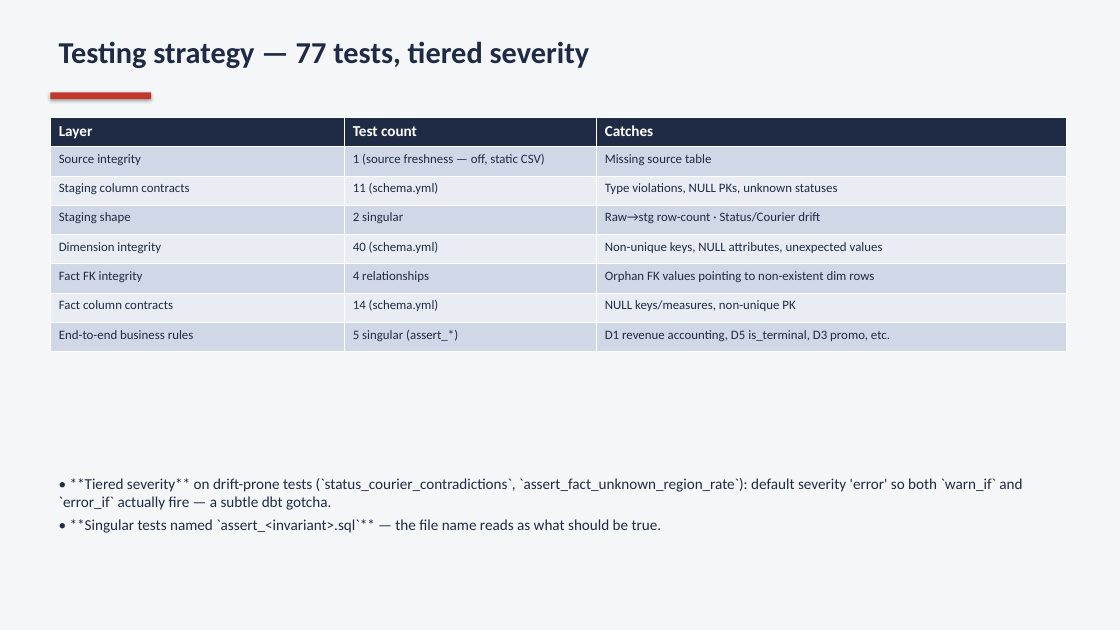
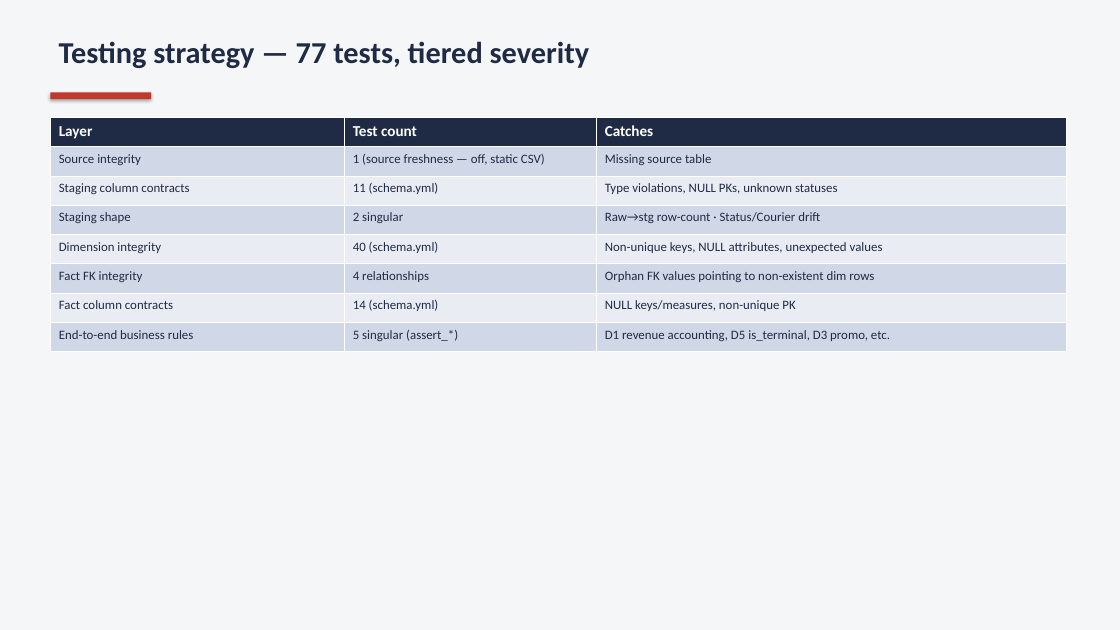
Before and after one commit to elenatasdighi/fashionable-analytics-assessment, a slide deck: slide 18 of presentations/final_deck.pptx (slide 19 before the commit). Drawn at 1120x630 pixels with LibreOffice and Linux fonts; fonts in the diff are those of the drawing. Boxes give left, top, right and bottom in pixels: in the first picture for what was removed or moved away, otherwise in the second. Text is boxed around its words. In the diff, an @@ line names an element or a change of style, - is before the commit and + after.

```diff
--- a/presentations/final_deck.pptx
+++ b/presentations/final_deck.pptx
@@ text removed at [59, 478, 1022, 533] @@
-• **Tiered severity** on drift-prone tests (`status_courier_contradictions`, `assert_fact_unknown_region_rate`): default severity 'error' so both `warn_if` and `error_if` actually fire — a subtle dbt gotcha.
-• **Singular tests named `assert_<invariant>.sql`** — the file name reads as what should be true.
```
Also in this commit, not shown: 4 other slides changed, 1 slide removed, 9 other files.
